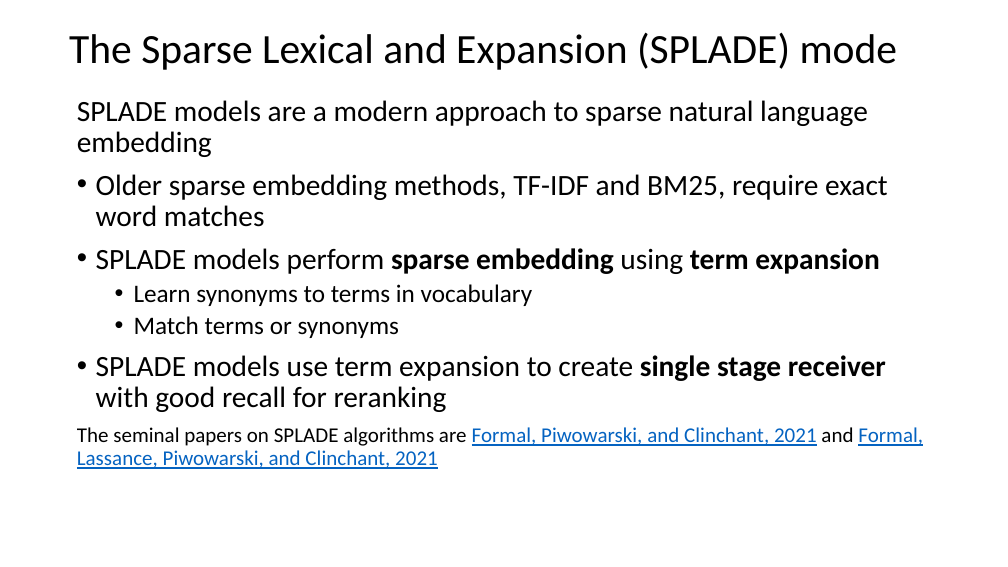
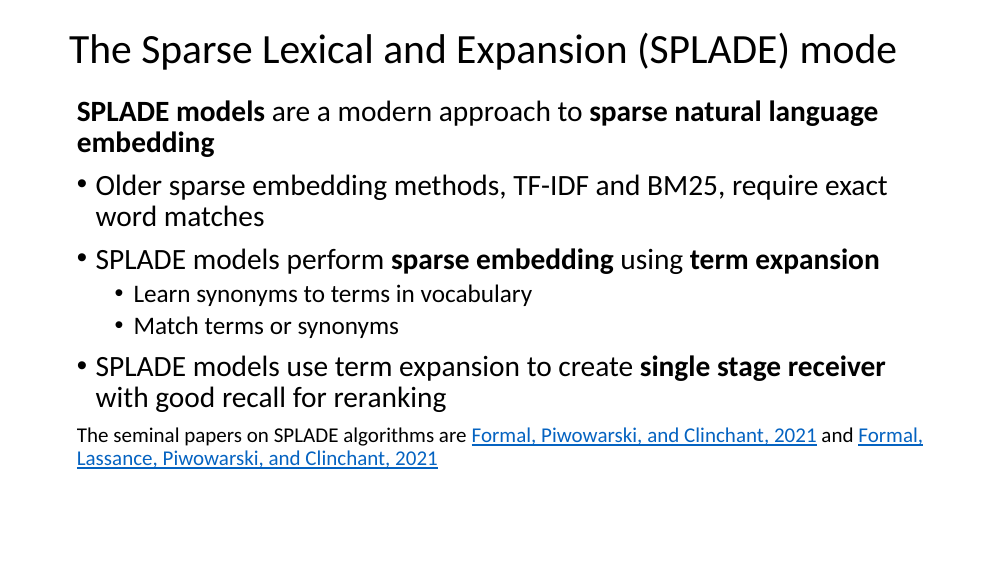
Before and after one commit to StephenElston/CSCI-E-108, a slide deck: slide 61 of slides/10_InformationRetrievalSearch.pptx. Drawn at 1008x567 pixels with LibreOffice and Linux fonts; fonts in the diff are those of the drawing. Boxes give left, top, right and bottom in pixels: in the first picture for what was removed or moved away, otherwise in the second. Text is boxed around its words. In the diff, an @@ line names an element or a change of style, - is before the commit and + after.

```diff
--- a/slides/10_InformationRetrievalSearch.pptx
+++ b/slides/10_InformationRetrievalSearch.pptx
@@ text at (77, 100, 879, 157): bold on in "SPLADE models sparse natural language embedding" @@
```
Also in this commit, not shown: 7 other slides changed.
